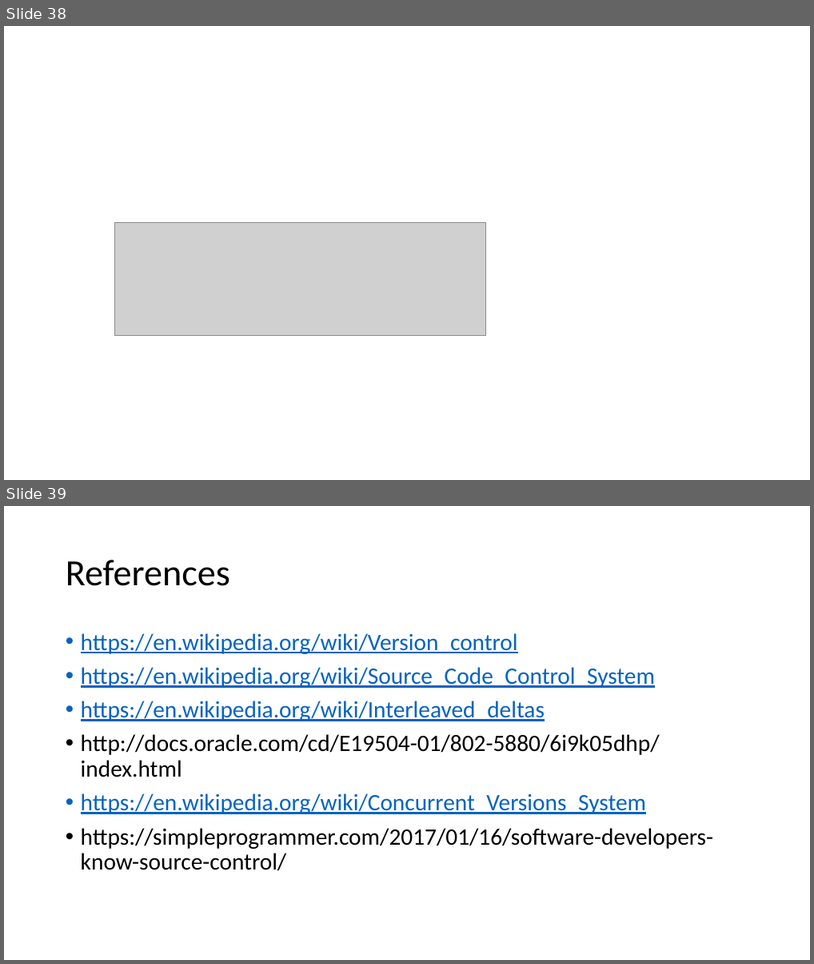
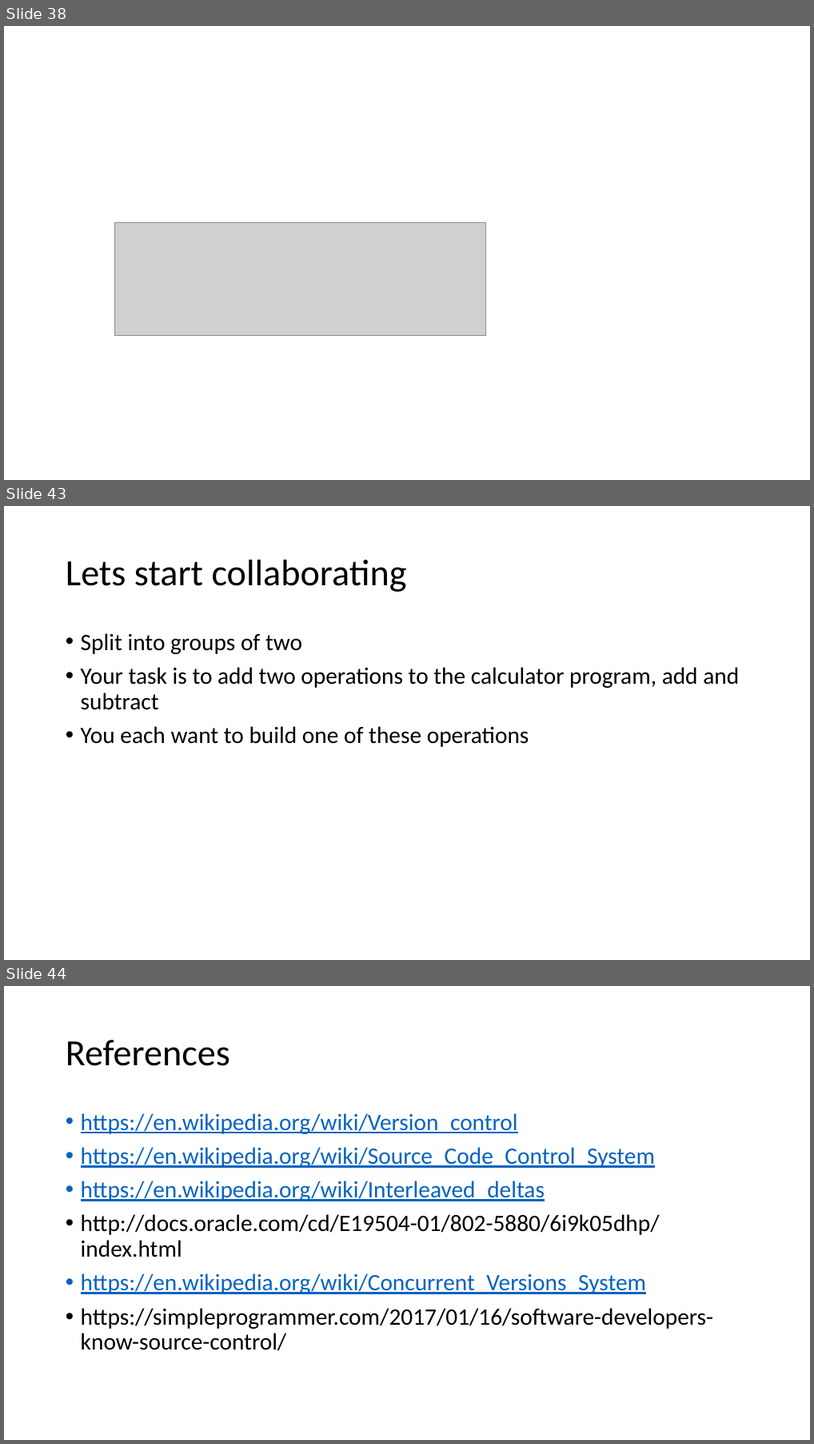
Before and after one commit to milodotnet/bootcamp, a slide deck: SourceControlPresentation.pptx. Shown one above the other, each under a label of ours: slides 38 and 39 before the commit, slides 38, 43 and 44 after it; the slides between them are not shown. The pictures are 814x964 and 814x1444 pixels, drawn with LibreOffice and Linux fonts; fonts in the diff are those of the drawing; grey boxes stand for pictures. Boxes give left, top, right and bottom in pixels: in the first picture for what was removed or moved away, otherwise in the second. Text is boxed around its words. In the diff, an @@ line names an element or a change of style, - is before the commit and + after.

```diff
--- a/SourceControlPresentation.pptx
+++ b/SourceControlPresentation.pptx
@@ slide 43 added at bbox=[4, 506, 810, 960], background #FFFFFF @@
@@ title added at bbox=[66, 560, 407, 592], 44 pt, text #000000 @@
+Lets start collaborating
@@ text added at bbox=[81, 633, 739, 747], 28 pt, text #000000 @@
+• Split into groups of two
+• Your task is to add two operations to the calculator program, add and subtract
+• You each want to build one of these operations
@@ what was slide 39 is now slide 44 @@
```
Also in this commit, not shown: 3 slides changed, 4 other slides added.
